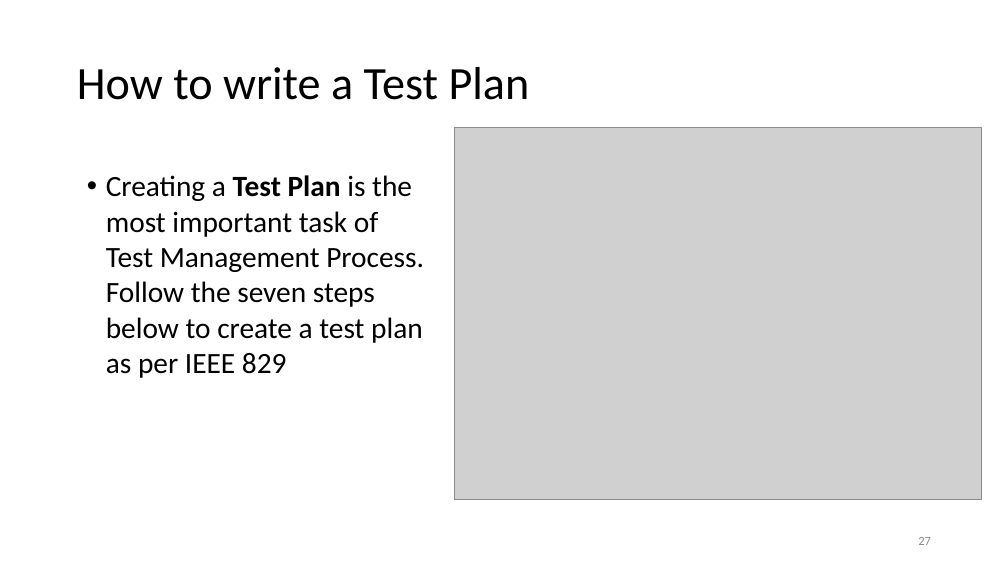
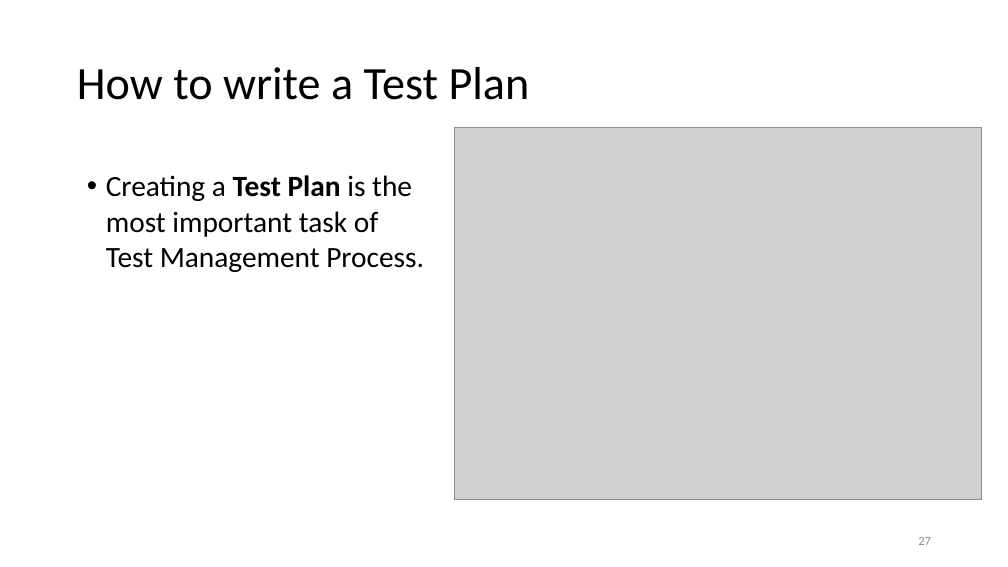
Before and after one commit to malenezi/malenezi, a slide deck: slide 27 of SE401/Lectures/4-Software Testing Plans and Test cases/Test Plan.pptx. Drawn at 1008x567 pixels with LibreOffice and Linux fonts; fonts in the diff are those of the drawing; grey boxes stand for pictures. Boxes give left, top, right and bottom in pixels: in the first picture for what was removed or moved away, otherwise in the second. Text is boxed around its words. In the diff, an @@ line names an element or a change of style, - is before the commit and + after.

```diff
--- a/SE401/Lectures/4-Software Testing Plans and Test cases/Test Plan.pptx
+++ b/SE401/Lectures/4-Software Testing Plans and Test cases/Test Plan.pptx
@@ text at <box>106,175,424,272</box>: text changed @@
-• Creating a Test Plan is the most important task of Test Management Process. Follow the seven steps below to create a test plan as per IEEE 829
+• Creating a Test Plan is the most important task of Test Management Process.
```
Also in this commit, not shown: 2 other slides changed, 1 other file.
